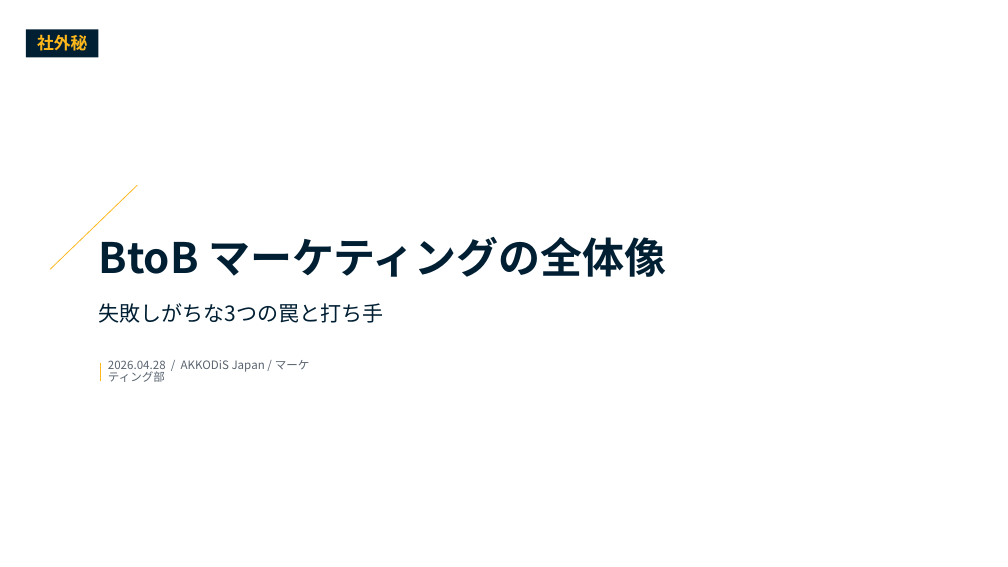
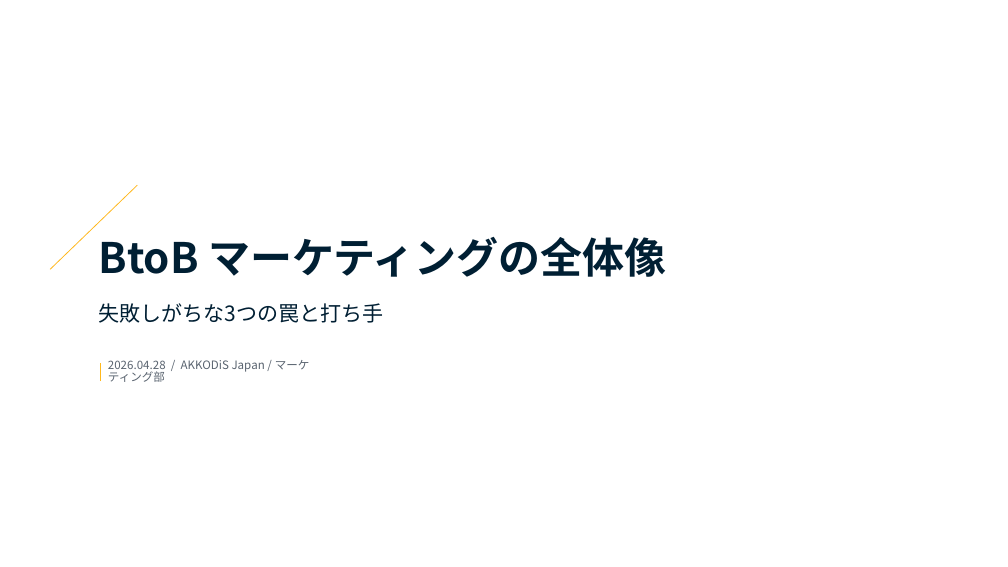
Before and after one commit to k-yabe/claude-code-book-template, a slide deck: slide 1 of assets/samples/btob-marketing-sample.pptx. Drawn at 1008x567 pixels with LibreOffice and Linux fonts; fonts in the diff are those of the drawing; background and template pictures are left out. Boxes give left, top, right and bottom in pixels: in the first picture for what was removed or moved away, otherwise in the second. Text is boxed around its words. In the diff, an @@ line names an element or a change of style, - is before the commit and + after.

```diff
--- a/assets/samples/btob-marketing-sample.pptx
+++ b/assets/samples/btob-marketing-sample.pptx
@@ rectangle removed at [26, 29, 98, 57] @@
-社外秘
```
Also in this commit, not shown: 2 other slides changed, 3 other files.
